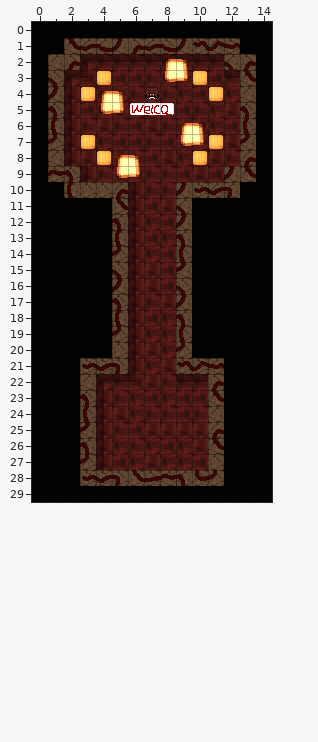
One commit to this Tiled map: seven-circles/map-dev/maps/hell.tmx. The picture above is the old version.
Cells are 16x16 px. Shown: x 0..14, y 0..29.
The same view after the edit:
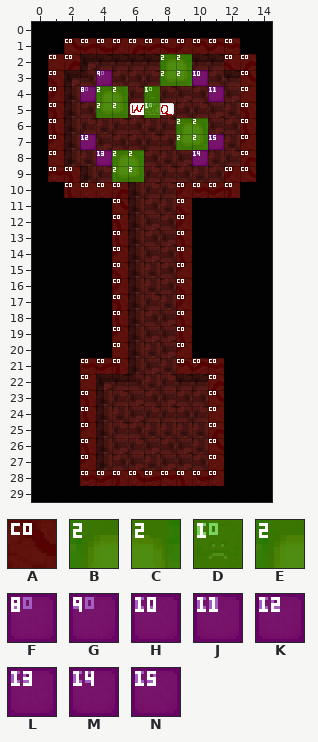
Key: from "collision-tileset": A 1, B 14, C 15; from "interaction-tileset": D 1, E 2, F 8, G 9, H 10, J 11, K 12, L 13, M 14, N 15.
_ is an empty cell, . an unchanged one.
Tiles of an added or newly shown layer are drawn over the layers below it.
See-through tiles are keyed as they look on the map.
The commit says: use super foreground in hell
The exact change:
--- layer "Collision" (now shown)
@@ x 1..13 @@
- 1 .___________.
- 2 __.....__..__
- 3 _.._...___.._
- 4 _.___._..._._
- 5 _..__._....._
- 6 _.......__.._
- 7 _._.....___._
- 8 _..___..._.._
- 9 __..__.....__
-10 .____...____.
-11 ...._..._....
-12 ...._..._....
-13 ...._..._....
-14 ...._..._....
-15 ...._..._....
-16 ...._..._....
-17 ...._..._....
-18 ...._..._....
-19 ...._..._....
-20 ...._..._....
-21 ..___...___..
-22 .._......._..
-23 .._......._..
-24 .._......._..
-25 .._......._..
-26 .._......._..
-27 .._......._..
-28 .._________..
+ 1 .AAAAAAAAAAA.
+ 2 AA.....BC..AA
+ 3 A..A...BCA..A
+ 4 A.ABC.A...A.A
+ 5 A..BC.A.....A
+ 6 A.......BC..A
+ 7 A.A.....BCA.A
+ 8 A..ABC...A..A
+ 9 AA..BC.....AA
+10 .AAAA...AAAA.
+11 ....A...A....
+12 ....A...A....
+13 ....A...A....
+14 ....A...A....
+15 ....A...A....
+16 ....A...A....
+17 ....A...A....
+18 ....A...A....
+19 ....A...A....
+20 ....A...A....
+21 ..AAA...AAA..
+22 ..A.......A..
+23 ..A.......A..
+24 ..A.......A..
+25 ..A.......A..
+26 ..A.......A..
+27 ..A.......A..
+28 ..AAAAAAAAA..
--- layer "Interaction" (now shown)
@@ x 3..11 @@
- 2 .....__..
- 3 ._...___.
- 4 ___._..._
- 5 .__._....
- 6 ......__.
- 7 _.....___
- 8 .___..._.
- 9 ..__.....
+ 2 .....EE..
+ 3 .G...EEH.
+ 4 FEE.D...J
+ 5 .EE.D....
+ 6 ......EE.
+ 7 K.....EEN
+ 8 .LEE...M.
+ 9 ..EE.....
Pixel boxes of the changes (left, top, right, bottom) in both pictures:
added: (48, 38, 256, 486)
